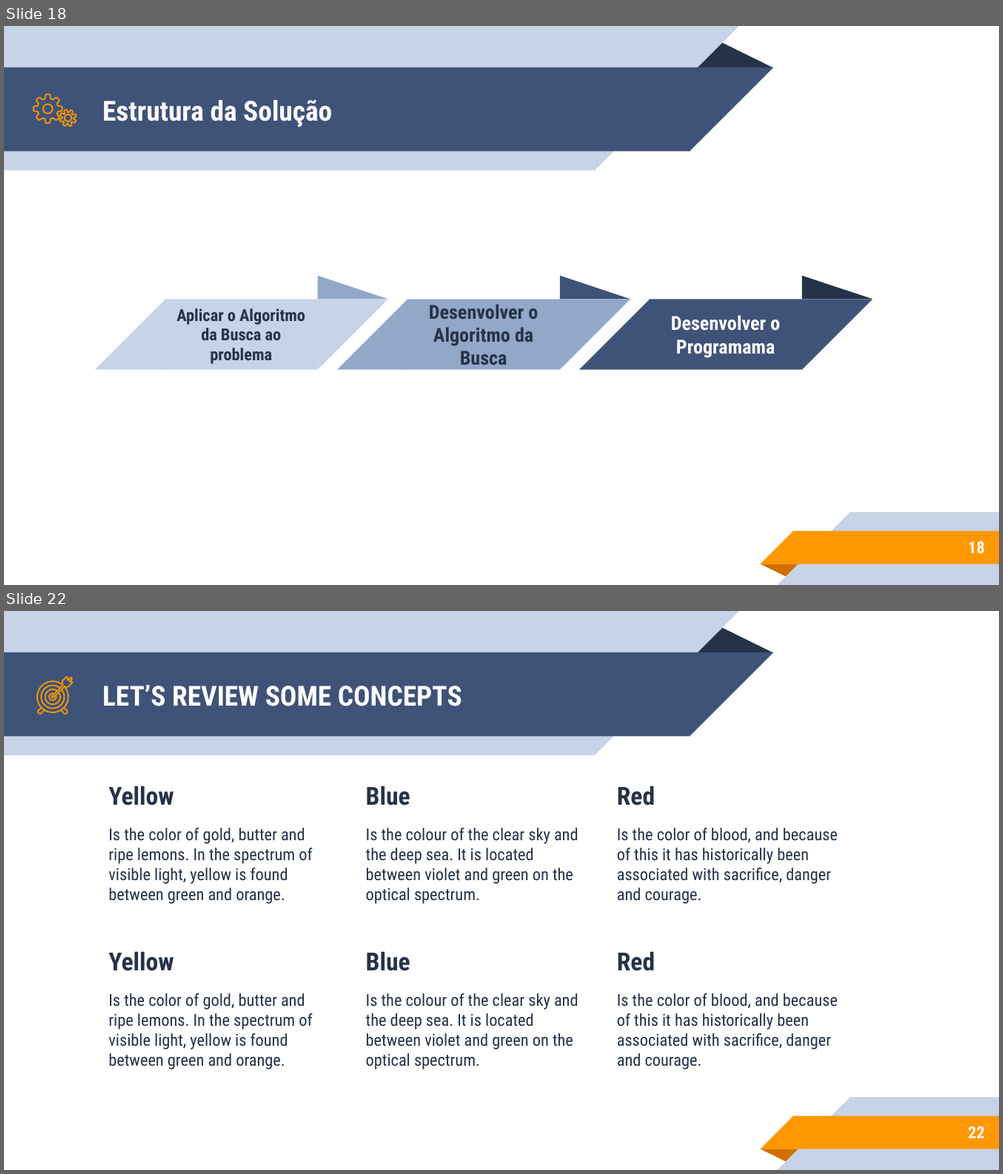
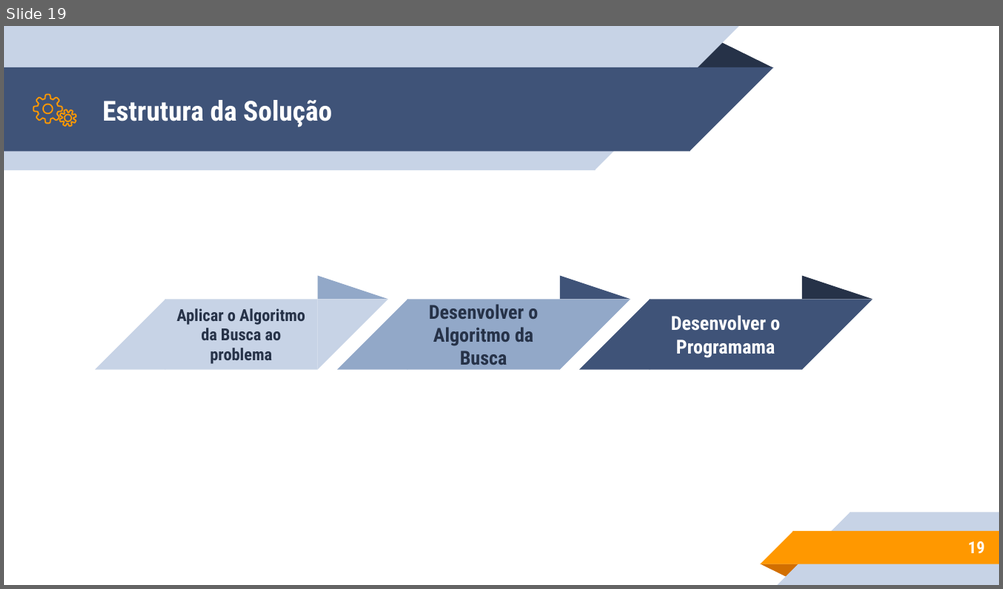
Before and after one commit to vanessals95/Projeto1_Inteligencia_Artificial, a slide deck: Apresentação_IA_Projeto1.pptx. Shown one above the other, each under a label of ours: slides 18 and 22 before the commit, slide 19 after it; the slides between them are not shown. The pictures are 1003x1174 and 1003x589 pixels, drawn with LibreOffice and Linux fonts; fonts in the diff are those of the drawing. Boxes give left, top, right and bottom in pixels: in the first picture for what was removed or moved away, otherwise in the second. Text is boxed around its words. In the diff, an @@ line names an element or a change of style, - is before the commit and + after.

```diff
--- a/Apresentação_IA_Projeto1.pptx
+++ b/Apresentação_IA_Projeto1.pptx
@@ slide 22 removed at [4,611,999,1170], background #FFFFFF; not listed: 10 template elements that a slide beside it also shows @@
@@ group removed at [37,677,73,715]: 7 freeform shapes @@
@@ title removed at [102,685,462,706] @@
-LET’S REVIEW SOME CONCEPTS
@@ text removed at [108,786,312,904] @@
-Yellow
-Is the color of gold, butter and ripe lemons. In the spectrum of visible light, yellow is found between green and orange.
@@ text removed at [366,786,578,904] @@
-Blue
-Is the colour of the clear sky and the deep sea. It is located between violet and green on the optical spectrum.
@@ text removed at [617,786,837,904] @@
-Red
-Is the color of blood, and because of this it has historically been associated with sacrifice, danger and courage.
@@ text removed at [108,951,312,1070] @@
-Yellow
-Is the color of gold, butter and ripe lemons. In the spectrum of visible light, yellow is found between green and orange.
@@ text removed at [366,951,578,1070] @@
-Blue
-Is the colour of the clear sky and the deep sea. It is located between violet and green on the optical spectrum.
@@ text removed at [617,951,837,1070] @@
-Red
-Is the color of blood, and because of this it has historically been associated with sacrifice, danger and courage.
@@ page number removed at [967,1127,984,1139] @@
-22
@@ what was slide 18 is now slide 19 @@
@@ page number at [967,542,984,554]: text changed @@
-18
+19
```
Also in this commit, not shown: 5 slides changed, 7 slides added, 10 other slides removed, 14 other files.
